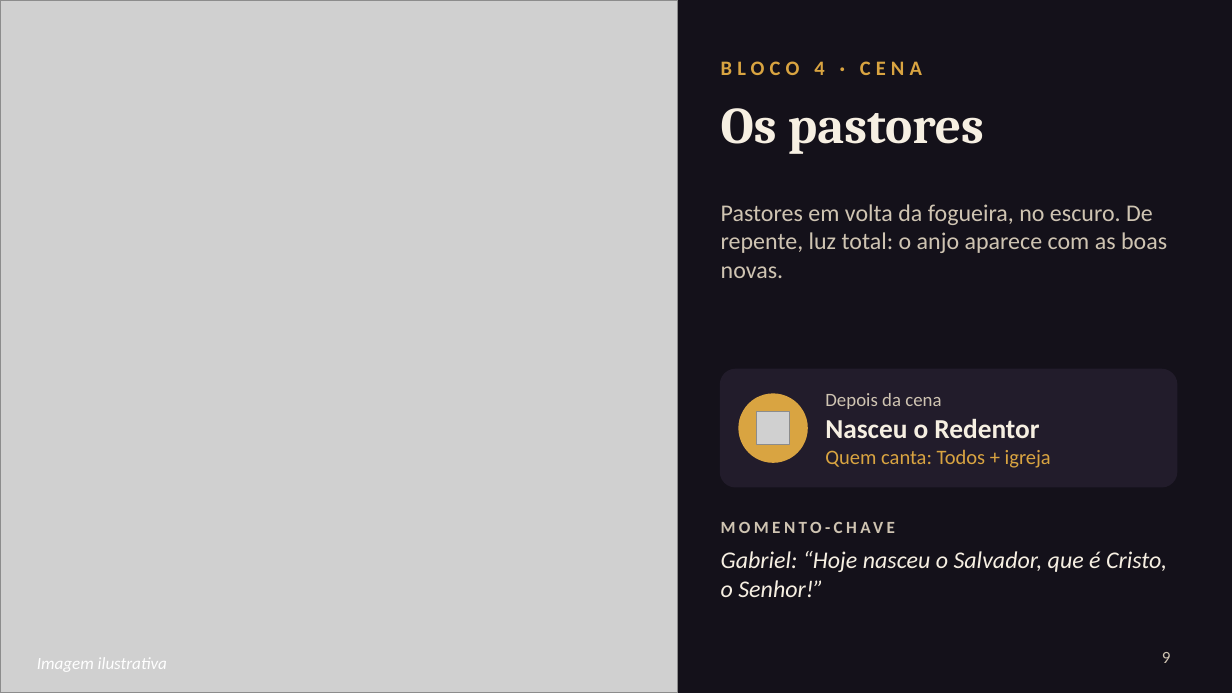
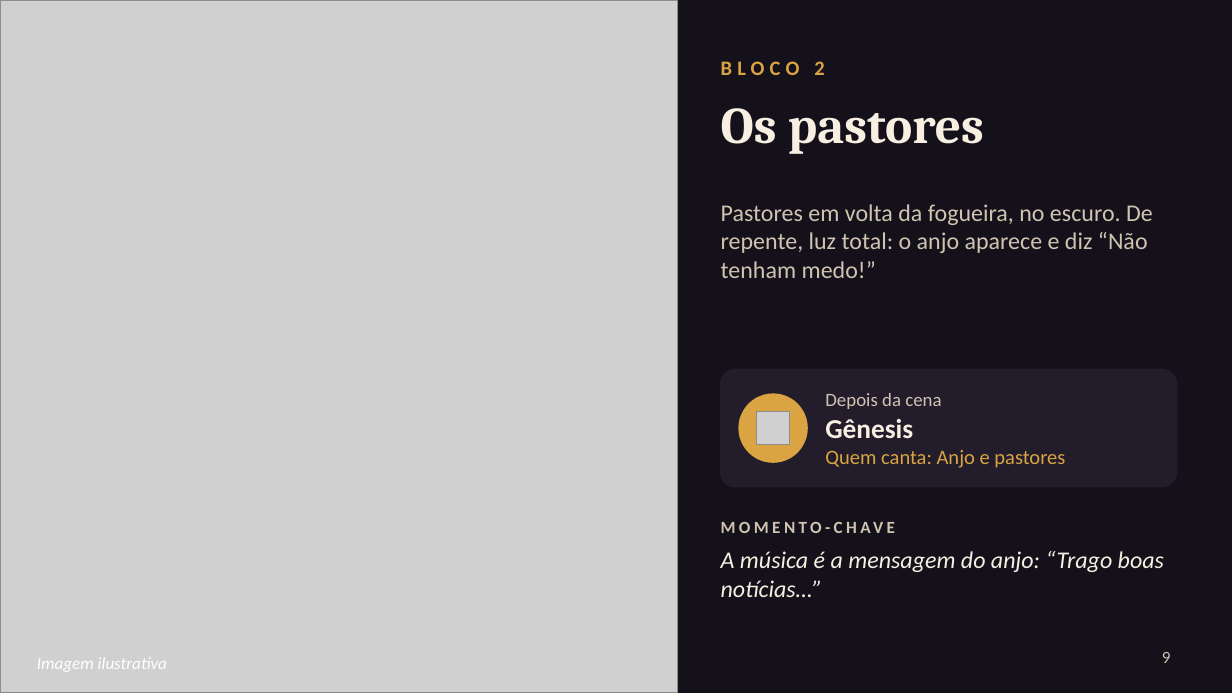
Before and after one commit to MatheusXd1227/Rob-IA-BTG, a slide deck: slide 9 of teatro/apresentacao-peca-natal.pptx. Drawn at 1232x693 pixels with LibreOffice and Linux fonts; fonts in the diff are those of the drawing; grey boxes stand for pictures. Boxes give left, top, right and bottom in pixels: in the first picture for what was removed or moved away, otherwise in the second. Text is boxed around its words. In the diff, an @@ line names an element or a change of style, - is before the commit and + after.

```diff
--- a/teatro/apresentacao-peca-natal.pptx
+++ b/teatro/apresentacao-peca-natal.pptx
@@ text at box(721, 61, 824, 75): text changed @@
-BLOCO 4 · CENA
+BLOCO 2
@@ text at box(721, 204, 1153, 278): text changed @@
-Pastores em volta da fogueira, no escuro. De repente, luz total: o anjo aparece com as boas novas.
+Pastores em volta da fogueira, no escuro. De repente, luz total: o anjo aparece e diz “Não tenham medo!”
@@ text at box(825, 419, 1065, 468): text changed @@
-Nasceu o Redentor
-Quem canta: Todos + igreja
+Gênesis
+Quem canta: Anjo e pastores
@@ text at box(721, 551, 1164, 597): text changed @@
-Gabriel: “Hoje nasceu o Salvador, que é Cristo, o Senhor!”
+A música é a mensagem do anjo: “Trago boas notícias…”
```
Also in this commit, not shown: 9 other slides changed, 1 slide added, 2 other files.
